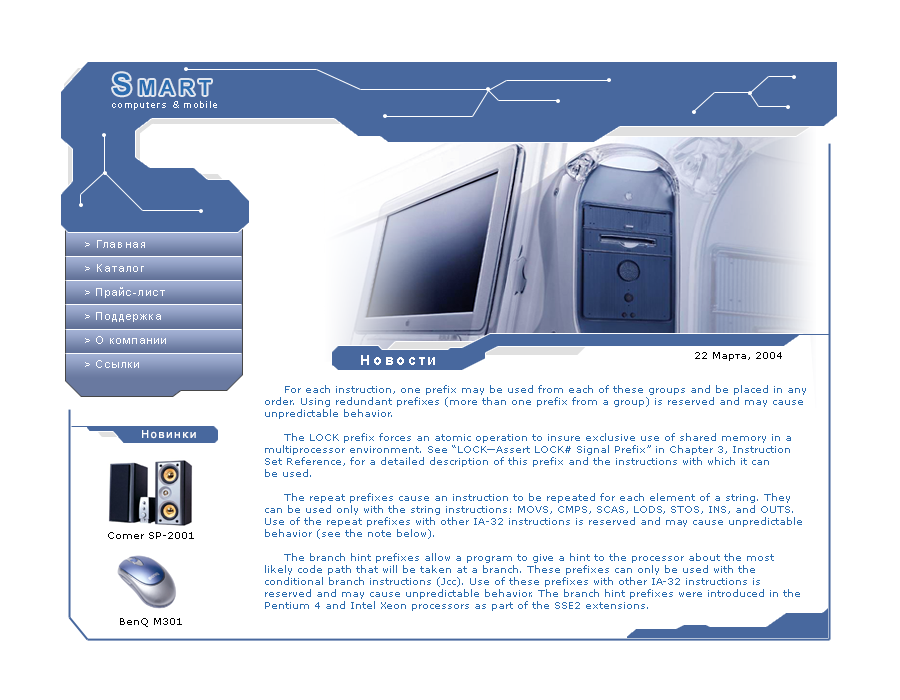
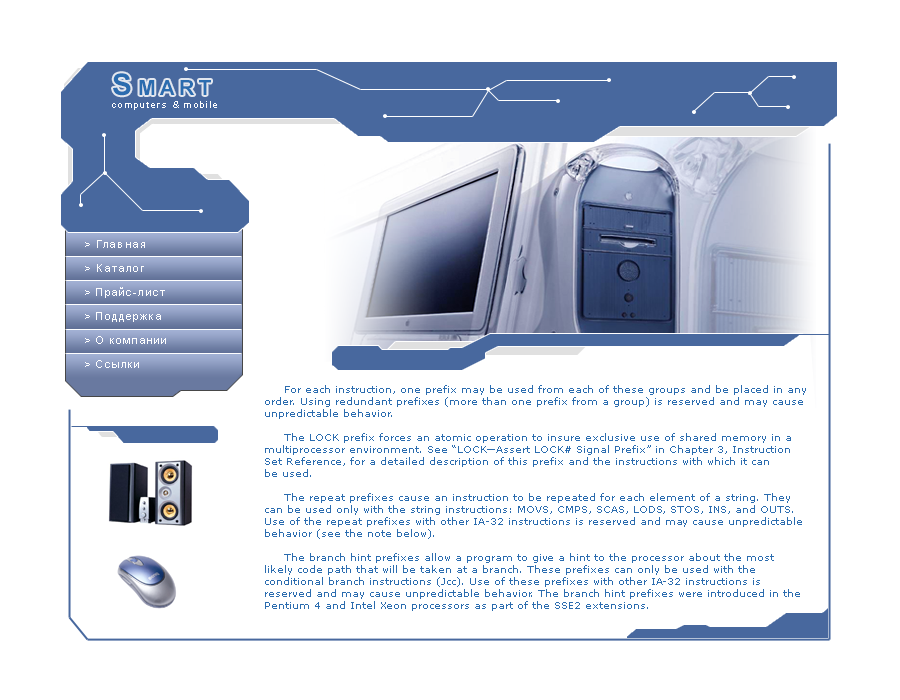
Layer changes from the first 900 × 700 image to the second:
hid "22 Марта, 2004" over (x1=695, y1=352, x2=782, y2=361)
hid "Новости" over (x1=361, y1=355, x2=435, y2=365)
hid "BenQ M301" over (x1=120, y1=618, x2=182, y2=627)
hid "Comer SP-2001" over (x1=108, y1=532, x2=194, y2=539)
renamed "Layer 23" to "Блок Новинки", moved it above "Новинки", painted on it over (x1=142, y1=430, x2=196, y2=439)
removed layer "Layer 22" over (x1=142, y1=430, x2=196, y2=439)
removed layer "Layer 26" over (x1=142, y1=430, x2=172, y2=436)
hid "Новинки" over (x1=142, y1=430, x2=196, y2=439)
